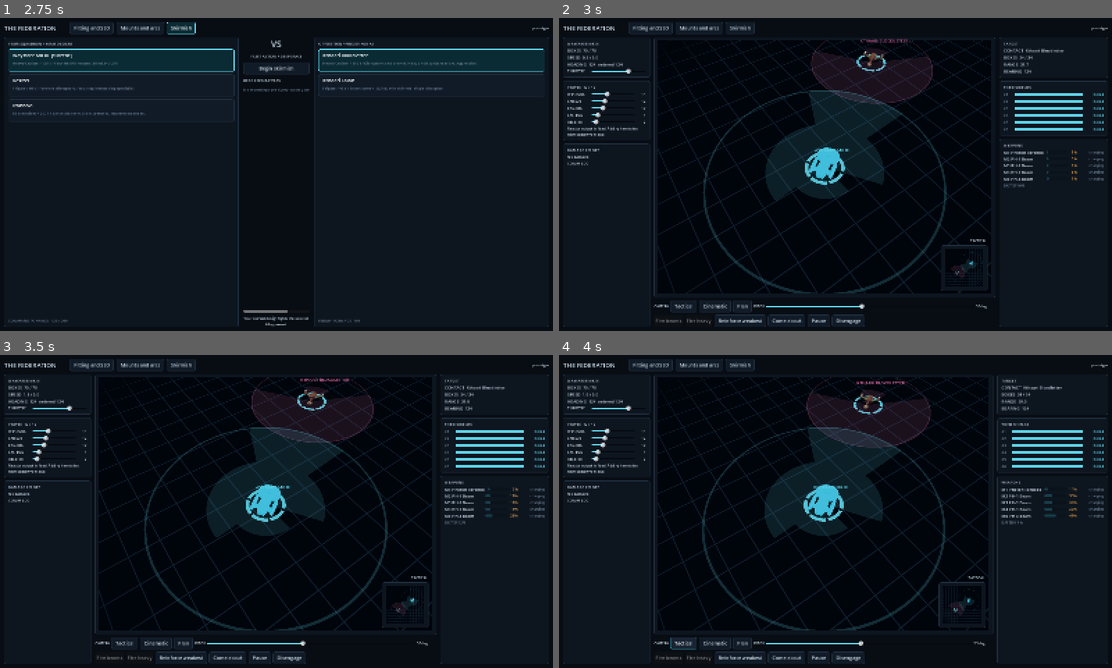
Above: before the commit, frames 1-4 (two rows, left to right).
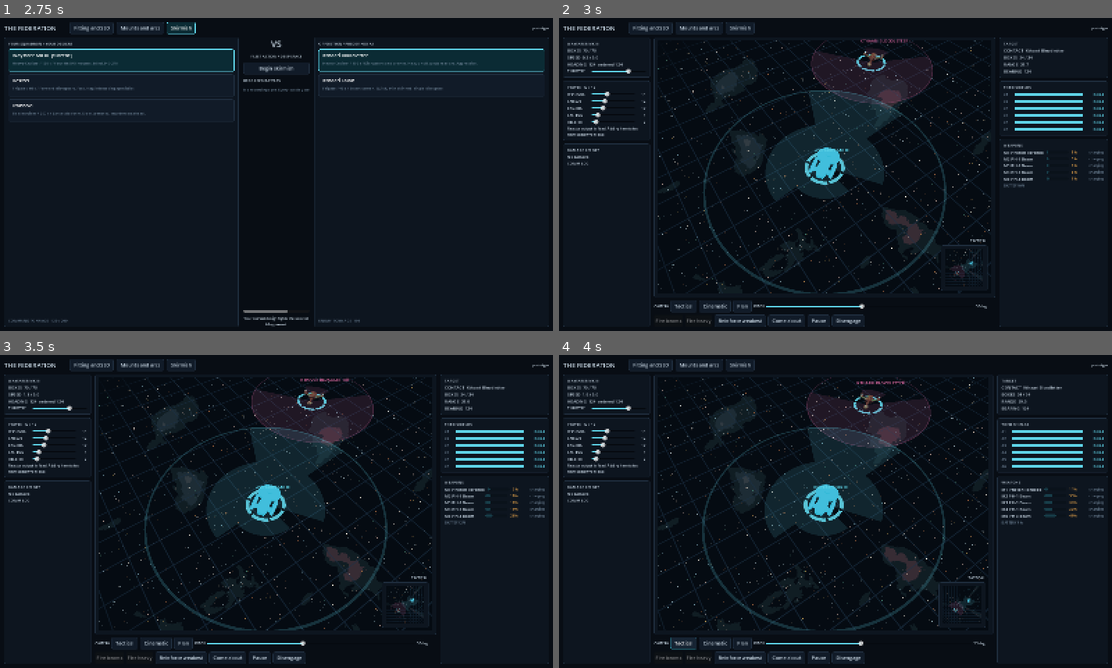
Above: after the commit, the same moments.

Repository: RubenTipparach/the-federation
Game: Godot game, scene res://scenes/main.tscn
Two runs of this game, one before a commit and one after it. Both use one fixed random seed, a clock stepped at 60 frames per second and the inputs below.
Inputs:
- Up to frame 1 (2.75 s): click "Fitting and SSD" at 0.5 s; click "Mounts and arcs" at 1.25 s; click "Skirmish" at 2 s
- Up to frame 2 (3 s): click "Begin skirmish" at 2.75 s
- Up to frame 3 (3.5 s): no input
- Up to frame 4 (4 s): click "Tactical" at 3.5 s

Frame 1 is identical in both runs. In frame 2, 3.7% of the frame differs, in the area x 17-79%, y 7-88%; in frame 3, 3.7%; in frame 4, 3.7%, in the area x 17-78%, y 7-88%.

Commit message:
Fill the battle sky with a voronoi starfield and nebula
The tactical view was a flat fill behind a grid. It is now space.

Stars are true voronoi rather than scattered dots: direction is diced into
cells, a per cell hash leaves most of them empty, and a surviving cell holds
one feature point whose distance field is the star. Stars therefore keep
their own spacing instead of clumping the way independent random points do.
Two layers at different scales give depth, and each star's faint outer step
is a darker shade of its own color, not a generic gray.

The nebula is fbm with a domain warp. Without the warp it read as smooth
islands; with it the bands tear into filaments, which is the difference
between a blob and drifting gas. Two clouds, one cool and one warm, selected
per region by a much coarser field.

On color: the shader never blends. Every branch selects a step from
assets/textures/sky_ramps.png, baked from data/palette.json by
tools/gen_ramps.py and sampled nearest, so the sky is built from the same
palette as the ships and bands like hand painted pixel art. The one mix() has
a step() weight, which is a select. Measured afterwards: what the shader
emits is always a palette entry, and what reaches the framebuffer is that
entry a few 8 bit levels off through the sRGB encode, by the same amount the
hull textures move through the same pipeline. The shader header records this
rather than claiming more than is true.

Two things had to change for any of it to be visible.

The grid quad was opaque and covered the whole viewport. It was opaque
because writing ALPHA had once put it in the transparent queue, where it
sorted by origin distance and hid shield rings. The real fix is
render_priority -1 on its material: Godot sorts transparent surfaces by
priority before distance, so the grid now draws first no matter where the
ships are. Verified in the running build that rings, arc wedges, and the
minimap all still render over it.

The palette textures were importing with detect_3d/compress_to=1, meaning
Godot could silently switch them to VRAM compression the moment it noticed
them used in 3D, which would have destroyed exact palette colors. All seven
are now set to 0, so losslessness is structural rather than lucky.

Co-Authored-By: Claude Opus 5 <noreply@anthropic.com>
Claude-Session: https://claude.ai/code/session_01CvwCzyN7nJMTRzM6y36WyC

Diff:
--- a/assets/materials/mat_grid.tres
+++ b/assets/materials/mat_grid.tres
@@ -1,6 +1,13 @@
 [gd_resource type="ShaderMaterial" load_steps=2 format=3]
+
+; render_priority -1 is load bearing, not decoration. The grid is transparent
+; so the starfield shows through it, and Godot sorts transparent surfaces by
+; priority before distance. Everything else in the battle view sits at the
+; default 0, so this guarantees the grid draws first and never covers a shield
+; ring, arc wedge, or beam. See the header of assets/shaders/grid.gdshader.
 
 [ext_resource type="Shader" path="res://assets/shaders/grid.gdshader" id="1"]
 
 [resource]
+render_priority = -1
 shader = ExtResource("1")
--- /dev/null
+++ b/assets/materials/sky_stars.tres
@@ -0,0 +1,37 @@
+[gd_resource type="Sky" load_steps=4 format=3]
+
+; The starfield sky, shared by any scene that wants space behind it rather
+; than a flat fill. Tuning lives here as shader parameters, which is the
+; resource case CLAUDE.md section 5.4 allows: a material's uniforms genuinely
+; require a Godot resource, and this file is committed and diffable.
+;
+; process_mode 0 is AUTOMATIC and radiance_size 1 is 64px: the shader does not
+; read TIME, so the radiance cubemap is built once and never updated, and it
+; is only feeding ambient reflections.
+
+[ext_resource type="Shader" path="res://assets/shaders/sky_stars.gdshader" id="1"]
+[ext_resource type="Texture2D" path="res://assets/textures/sky_ramps.png" id="2"]
+
+[sub_resource type="ShaderMaterial" id="sky_mat"]
+shader = ExtResource("1")
+shader_parameter/ramps = ExtResource("2")
+shader_parameter/quantize = 420.0
+shader_parameter/nebula_scale = 6.5
+shader_parameter/nebula_floor = 0.36
+shader_parameter/nebula_contrast = 1.6
+shader_parameter/nebula_warp = 0.7
+shader_parameter/nebula_mix_scale = 1.7
+shader_parameter/nebula_warm_bias = 0.5
+shader_parameter/near_scale = 95.0
+shader_parameter/near_density = 0.08
+shader_parameter/near_radius = 0.26
+shader_parameter/far_scale = 210.0
+shader_parameter/far_density = 0.1
+shader_parameter/far_radius = 0.3
+shader_parameter/star_cut = 0.3
+shader_parameter/star_dim_cut = 0.06
+
+[resource]
+sky_material = SubResource("sky_mat")
+process_mode = 0
+radiance_size = 1
--- a/assets/shaders/grid.gdshader
+++ b/assets/shaders/grid.gdshader
@@ -3,15 +3,23 @@
 // shader is presentation, so CLAUDE.md section 5.1 is respected.
 // The perspective convergence of this grid is what sells the 3D view.
 shader_type spatial;
-// Opaque on purpose: writing ALPHA would put this huge quad in the transparent
-// queue, where it sorts by origin distance and occludes any overlay whose
-// origin is farther from the camera than the grid's center. Observed: the
-// player's shield ring vanished while the enemy's rendered. Opaque geometry
-// depth tests correctly against the y lifted overlays instead.
-render_mode unshaded, cull_disabled;
+// Transparent, so the starfield behind it shows through the whole plane and
+// the grid reads as lines ruled across space rather than as a lid over it.
+//
+// This was opaque before, because writing ALPHA puts the quad in the
+// transparent queue, where it sorts by origin distance and occluded any
+// overlay whose origin was farther from the camera than the grid's center.
+// Observed then: the player's shield ring vanished while the enemy's
+// rendered. Painting an opaque base was a way around that, and it stopped
+// being an option once there was a sky worth seeing.
+//
+// The real fix is render_priority, set to -1 on assets/materials/mat_grid.tres.
+// Godot sorts transparent surfaces by priority BEFORE distance, so the grid is
+// always drawn first no matter where the ships are, and every overlay blends
+// on top of it. That is a structural guarantee rather than a lucky ordering.
+render_mode unshaded, cull_disabled, blend_mix, depth_draw_never;
 
 uniform vec4 line_color : source_color = vec4(0.12, 0.20, 0.28, 0.55);
-uniform vec4 base_color : source_color = vec4(0.024, 0.04, 0.06, 1.0);
 uniform float cell_size = 5.0;
 uniform float line_width = 0.05;
 uniform float fade_radius = 58.0;
@@ -23,5 +31,6 @@
 	float aa = fwidth(d);
 	float line = 1.0 - smoothstep(line_width, line_width + aa, d);
 	float fade = 1.0 - smoothstep(fade_radius * 0.55, fade_radius, length(wp.xz));
-	ALBEDO = mix(base_color.rgb, line_color.rgb, line * line_color.a * fade);
+	ALBEDO = line_color.rgb;
+	ALPHA = line * line_color.a * fade;
 }
--- /dev/null
+++ b/assets/shaders/sky_stars.gdshader
@@ -0,0 +1,184 @@
+// The starfield behind the battle: a voronoi star field over an fbm nebula.
+//
+// Nothing here is authored geometry, so CLAUDE.md section 5.1 is not in play:
+// this is a material on the scene's authored Environment, the same shape as
+// the grid shader next to it. Presentation only, no gameplay state.
+//
+// On color (CLAUDE.md section 3.1). A sky shader that mixed its own colors
+// would put thousands of invented shades on screen. This one never blends:
+// every branch SELECTS a step from assets/textures/sky_ramps.png, baked from
+// data/palette.json by tools/gen_ramps.py and sampled with nearest filtering.
+// So the sky is drawn from exactly the palette the ships are painted in, and
+// it bands the way hand painted pixel art does instead of dissolving into a
+// gradient. mix() appears once, with a step() weight, which is a select and
+// not an interpolation.
+//
+// What COLOR emits is therefore always a palette entry. What lands in the
+// framebuffer is that entry after the engine's sRGB encode, which measures a
+// few 8 bit levels off (black reads 5,12,19 rather than 11,16,22). The ship
+// textures move by the same amount through the same pipeline, so the sky and
+// the hulls stay consistent with each other; the discipline is on what we
+// author, not on what the swap chain hands back.
+//
+// The stars are true voronoi: space is diced into cells, most cells are empty
+// (a per cell hash gates on density), and a surviving cell holds one feature
+// point placed by hash. Brightness is distance to that point, so stars keep
+// their own spacing instead of clumping the way independent random dots do.
+// Two layers give parallax depth: sparse near stars with a visible faint
+// step around them, dense far ones that read as dust.
+shader_type sky;
+
+uniform sampler2D ramps : source_color, filter_nearest, repeat_disable;
+
+// The sky is drawn in chunky texels to match the ships rather than in smooth
+// per pixel detail. Raising this makes the sky finer grained.
+uniform float quantize = 420.0;
+
+// Nebula. floor discards everything below it so most of the sky stays empty,
+// and contrast pushes what survives toward the ramp's dark end. warp is the
+// domain warp strength: without it the cloud reads as smooth islands, with it
+// the bands tear into filaments, which is what makes it look like gas.
+uniform float nebula_scale = 6.5;
+uniform float nebula_floor = 0.40;
+uniform float nebula_contrast = 1.6;
+uniform float nebula_warp = 0.7;
+// Which of the two clouds a region of sky belongs to, chosen by a much
+// coarser noise field. Keep this low: it should change over a whole sky, not
+// within one view, or the two clouds interleave into plaid.
+uniform float nebula_mix_scale = 1.7;
+uniform float nebula_warm_bias = 0.5;
+
+// Star layers, in cells per unit direction. density is the fraction of cells
+// holding a star; radius is the star's size in cell widths.
+uniform float near_scale = 95.0;
+uniform float near_density = 0.08;
+uniform float near_radius = 0.26;
+uniform float far_scale = 210.0;
+uniform float far_density = 0.1;
+uniform float far_radius = 0.3;
+
+// Brightness at which a cell's point becomes a lit star, and the lower one at
+// which it becomes that star's faint outer step.
+uniform float star_cut = 0.3;
+uniform float star_dim_cut = 0.06;
+
+const float ROW_NEBULA_COOL = 0.0;
+const float ROW_NEBULA_WARM = 1.0;
+const float ROW_STAR_DIM = 2.0;
+const float ROW_STAR = 3.0;
+
+float hash13(vec3 p) {
+	p = fract(p * 0.1031);
+	p += dot(p, p.zyx + 31.32);
+	return fract((p.x + p.y) * p.z);
+}
+
+vec3 hash33(vec3 p) {
+	p = fract(p * vec3(0.1031, 0.1030, 0.0973));
+	p += dot(p, p.yxz + 33.33);
+	return fract((p.xxy + p.yxx) * p.zyx);
+}
+
+float vnoise(vec3 p) {
+	vec3 i = floor(p);
+	vec3 f = fract(p);
+	f = f * f * (3.0 - 2.0 * f);
+	float n000 = hash13(i);
+	float n100 = hash13(i + vec3(1.0, 0.0, 0.0));
+	float n010 = hash13(i + vec3(0.0, 1.0, 0.0));
+	float n110 = hash13(i + vec3(1.0, 1.0, 0.0));
+	float n001 = hash13(i + vec3(0.0, 0.0, 1.0));
+	float n101 = hash13(i + vec3(1.0, 0.0, 1.0));
+	float n011 = hash13(i + vec3(0.0, 1.0, 1.0));
+	float n111 = hash13(i + vec3(1.0, 1.0, 1.0));
+	return mix(mix(mix(n000, n100, f.x), mix(n010, n110, f.x), f.y),
+			mix(mix(n001, n101, f.x), mix(n011, n111, f.x), f.y), f.z);
+}
+
+float fbm(vec3 p) {
+	float sum = 0.0;
+	float amp = 0.5;
+	for (int i = 0; i < 5; i++) {
+		sum += amp * vnoise(p);
+		p *= 2.03;
+		amp *= 0.5;
+	}
+	return sum;
+}
+
+// Domain warp: look the cloud up at a position that has itself been pushed
+// around by noise. Cheap, and it is the difference between banded blobs and
+// something that looks like it is drifting.
+float nebula_density(vec3 p) {
+	vec3 warp = vec3(vnoise(p + 3.17), vnoise(p + 7.71), vnoise(p + 13.31));
+	return fbm(p + (warp - 0.5) * nebula_warp);
+}
+
+// One voronoi star layer. Returns the brightest star covering this point and
+// writes the ramp index of the cell that produced it, so a star's faint step
+// is a darker shade of its own color.
+float star_layer(vec3 p, float density, float radius, out float tint) {
+	vec3 base = floor(p);
+	float best = 0.0;
+	tint = 0.0;
+	for (int x = -1; x <= 1; x++) {
+		for (int y = -1; y <= 1; y++) {
+			for (int z = -1; z <= 1; z++) {
+				vec3 cell = base + vec3(float(x), float(y), float(z));
+				float seed = hash13(cell);
+				if (seed > density) {
+					continue;
+				}
+				vec3 point = cell + hash33(cell + 19.19);
+				float b = clamp(1.0 - length(p - point) / radius, 0.0, 1.0);
+				b *= b;
+				if (b > best) {
+					best = b;
+					tint = fract(seed * 97.13);
+				}
+			}
+		}
+	}
+	return best;
+}
+
+// Pick a step from a ramp row. Never interpolates: the texture is sampled
+// nearest, so what comes back is one palette entry.
+vec3 ramp(float row, float t) {
+	vec2 size = vec2(textureSize(ramps, 0));
+	float u = (floor(clamp(t, 0.0, 0.9999) * size.x) + 0.5) / size.x;
+	return texture(ramps, vec2(u, (row + 0.5) / size.y)).rgb;
+}
+
+void sky() {
+	// Snap the view direction to a grid so the sky is drawn in blocks that
+	// sit still against the stars, rather than in screen pixels that would
+	// swim as the camera turns.
+	vec3 dir = (floor(EYEDIR * quantize) + 0.5) / quantize;
+
+	// Nebula: density chooses the step, a second much larger noise field
+	// chooses which of the two clouds this part of the sky belongs to.
+	float density = nebula_density(dir * nebula_scale + vec3(11.3, 5.7, 23.1));
+	density = clamp((density - nebula_floor) / max(0.001, 1.0 - nebula_floor),
+			0.0, 1.0);
+	density = pow(density, nebula_contrast);
+	float warm = step(nebula_warm_bias,
+			vnoise(dir * nebula_mix_scale + vec3(41.0)));
+	vec3 col = mix(ramp(ROW_NEBULA_COOL, density),
+			ramp(ROW_NEBULA_WARM, density), warm);
+
+	float near_tint;
+	float far_tint;
+	float near = star_layer(dir * near_scale, near_density, near_radius,
+			near_tint);
+	float far = star_layer(dir * far_scale, far_density, far_radius, far_tint);
+	float bright = max(near, far);
+	float tint = near >= far ? near_tint : far_tint;
+
+	if (bright > star_cut) {
+		col = ramp(ROW_STAR, tint);
+	} else if (bright > star_dim_cut) {
+		col = ramp(ROW_STAR_DIM, tint);
+	}
+	COLOR = col;
+}
--- a/data/palette.json
+++ b/data/palette.json
@@ -123,5 +123,44 @@
 
       "grille_ramp": ["bark", "teal_deep", "teal", "teal_gray", "gray_blue", "gray_blue_light"]
     }
+  },
+
+  "ramps_note": [
+    "Lookup ramps for the sky shader, baked to assets/textures/sky_ramps.png by",
+    "tools/gen_ramps.py. The shader never blends two colors together: it picks a",
+    "step from a ramp, so every pixel it draws is a palette entry and the sky",
+    "bands the way hand painted pixel art does.",
+    "",
+    "One row per ramp, all the same length. Repeat a color to widen its band:",
+    "the four blacks at the head of each nebula ramp are what keeps most of the",
+    "sky empty so the ships stay readable on top of it.",
+    "",
+    "star_dim is indexed by the same value as star, so a star's faint outer",
+    "step is a darker shade of its own color rather than a generic gray."
+  ],
+
+  "ramps": {
+    "nebula_cool": [
+      "black", "black", "black", "black", "navy_deep", "navy_deep",
+      "navy", "navy", "slate", "slate", "teal_deep", "teal_deep",
+      "teal", "teal", "teal_gray", "teal_gray"
+    ],
+    "nebula_warm": [
+      "black", "black", "black", "black", "navy_deep", "navy_deep",
+      "plum", "plum", "plum", "wine", "wine", "maroon",
+      "maroon", "clay_deep", "clay_deep", "clay"
+    ],
+    "star_dim": [
+      "gray_blue", "taupe_deep", "teal_gray", "bronze",
+      "gray_blue", "taupe_deep", "taupe_deep", "teal_gray",
+      "gray_blue", "drab", "bronze", "teal_gray",
+      "gray_blue", "taupe_deep", "teal_deep", "bronze"
+    ],
+    "star": [
+      "cream", "bone", "gray_blue_light", "gold",
+      "cream", "bone", "taupe", "gray_blue_light",
+      "cream", "bone", "gold", "gray_blue_light",
+      "cream", "bone", "teal", "gold"
+    ]
   }
 }
--- a/scenes/combat_world.tscn
+++ b/scenes/combat_world.tscn
@@ -1,14 +1,15 @@
-[gd_scene load_steps=6 format=3]
+[gd_scene load_steps=7 format=3]
 
 [ext_resource type="Script" path="res://src/ui/combat_world.gd" id="1"]
 [ext_resource type="ArrayMesh" path="res://assets/meshes/quad.obj" id="2"]
 [ext_resource type="Material" path="res://assets/materials/mat_grid.tres" id="3"]
 [ext_resource type="PackedScene" path="res://scenes/ship_rig.tscn" id="4"]
 [ext_resource type="ArrayMesh" path="res://assets/meshes/beam.obj" id="5"]
+[ext_resource type="Sky" path="res://assets/materials/sky_stars.tres" id="6"]
 
 [sub_resource type="Environment" id="env"]
-background_mode = 1
-background_color = Color(0.016, 0.028, 0.044, 1)
+background_mode = 2
+sky = ExtResource("6")
 ambient_light_source = 2
 ambient_light_color = Color(0.45, 0.55, 0.65, 1)
 ambient_light_energy = 0.6
Not shown, added: assets/shaders/sky_stars.gdshader.uid
Not shown, changed: assets/textures/hull_frigate_diffuse.png.import
Not shown, changed: assets/textures/hull_frigate_engines.png.import
Not shown, changed: assets/textures/hull_raider_diffuse.png.import
Not shown, changed: assets/textures/hull_raider_engines.png.import
Not shown, changed: assets/textures/hull_raider_lights.png.import
Binary file added: assets/textures/sky_ramps.png
Not shown, changed: assets/textures/sky_ramps.png.import
Not shown, added: tools/gen_ramps.py
Not shown, changed: tools/shiplib.py
